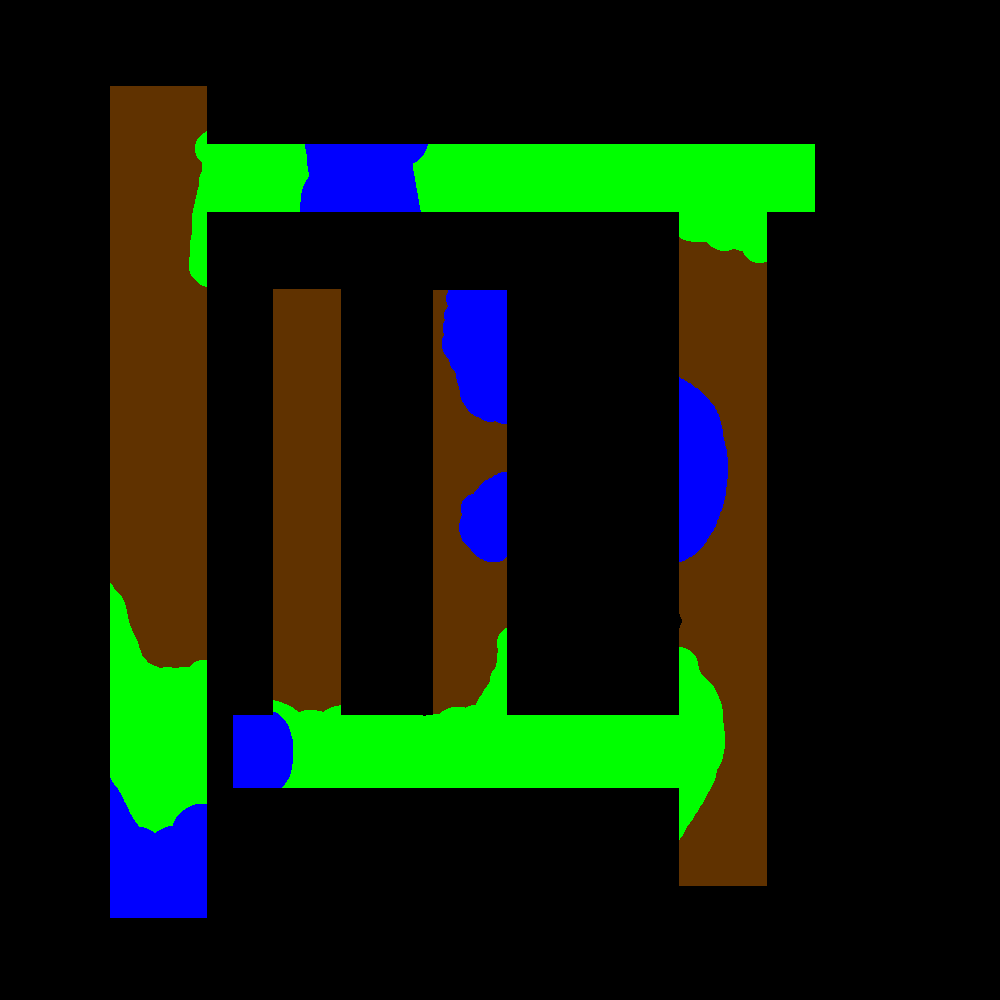
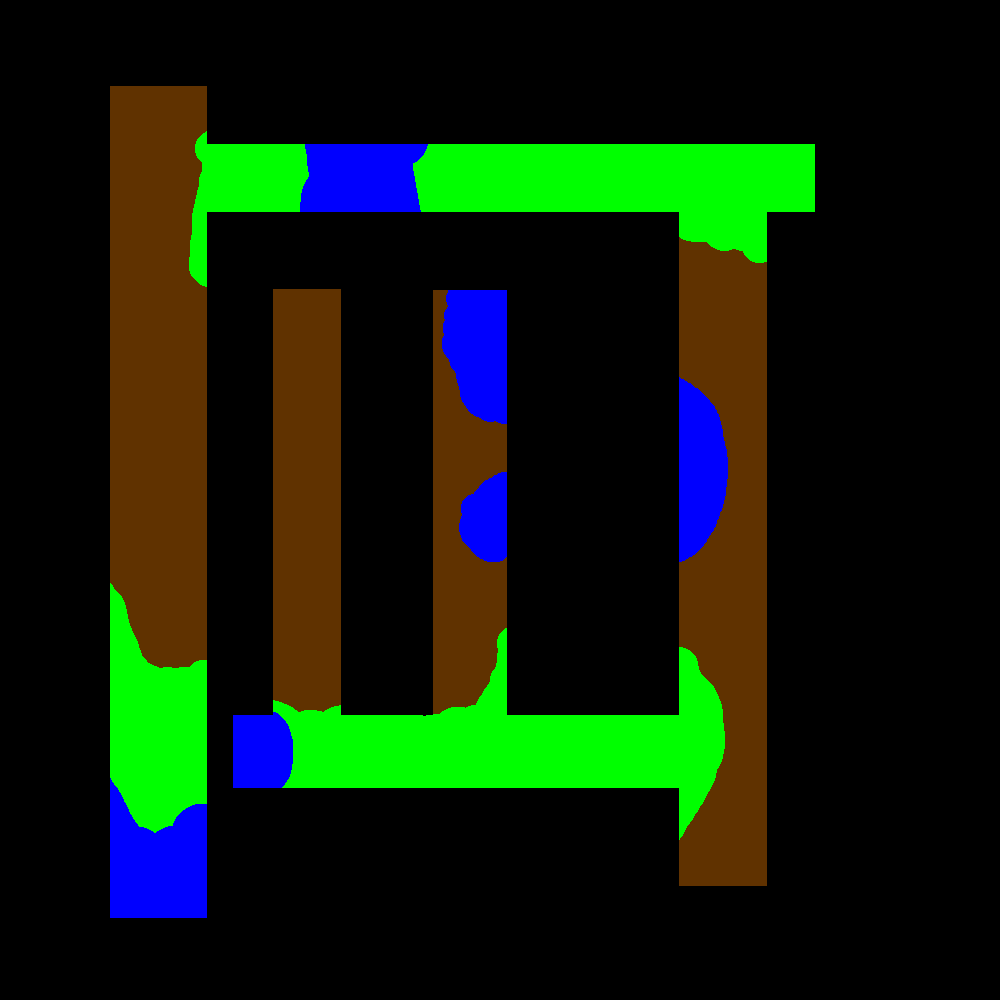
Two versions of the same layered image (1000 × 1000). Layer-by-layer changes:
painted on "Layer 2" over [679, 614, 682, 628]
